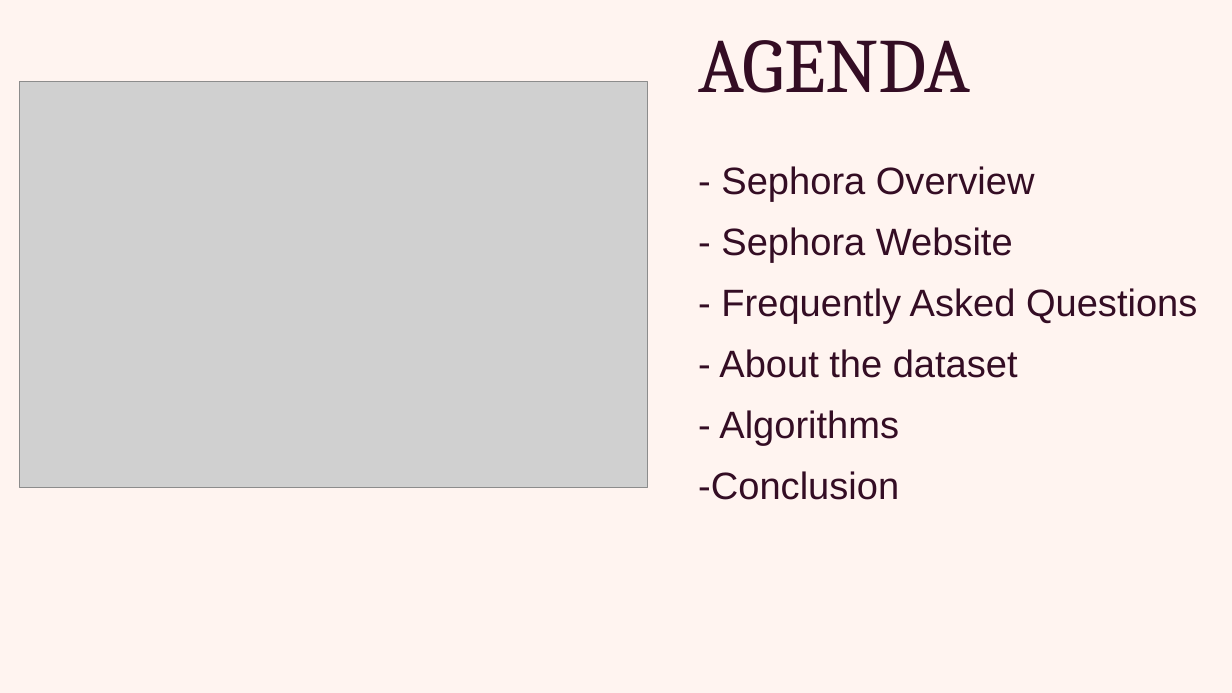
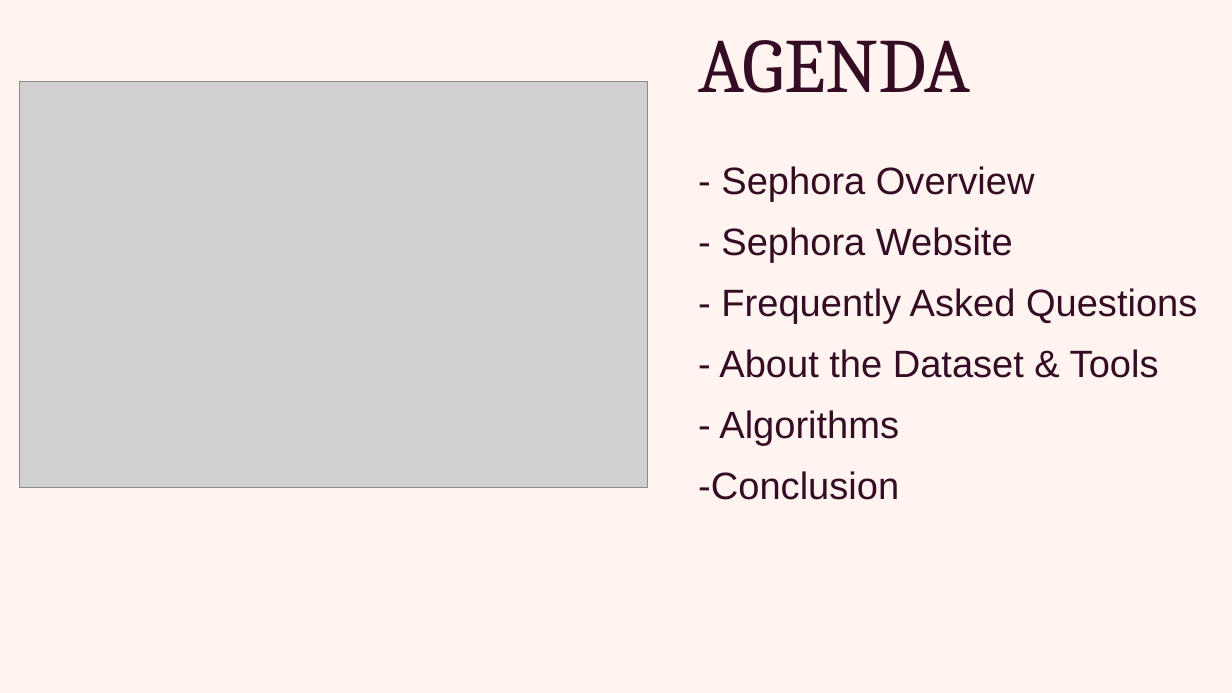
Before and after one commit to MahaAharqan/Data-Science-Artificial-Intelligence-Machine-Learning, a slide deck: slide 2 of Presentation.pptx. Drawn at 1232x693 pixels with LibreOffice and Linux fonts; fonts in the diff are those of the drawing; grey boxes stand for pictures. Boxes give left, top, right and bottom in pixels: in the first picture for what was removed or moved away, otherwise in the second. Text is boxed around its words. In the diff, an @@ line names an element or a change of style, - is before the commit and + after.

```diff
--- a/Presentation.pptx
+++ b/Presentation.pptx
@@ text at box(719, 349, 1159, 378): text changed @@
-- About the dataset
+- About the Dataset & Tools
```
Also in this commit, not shown: 9 other slides changed.
